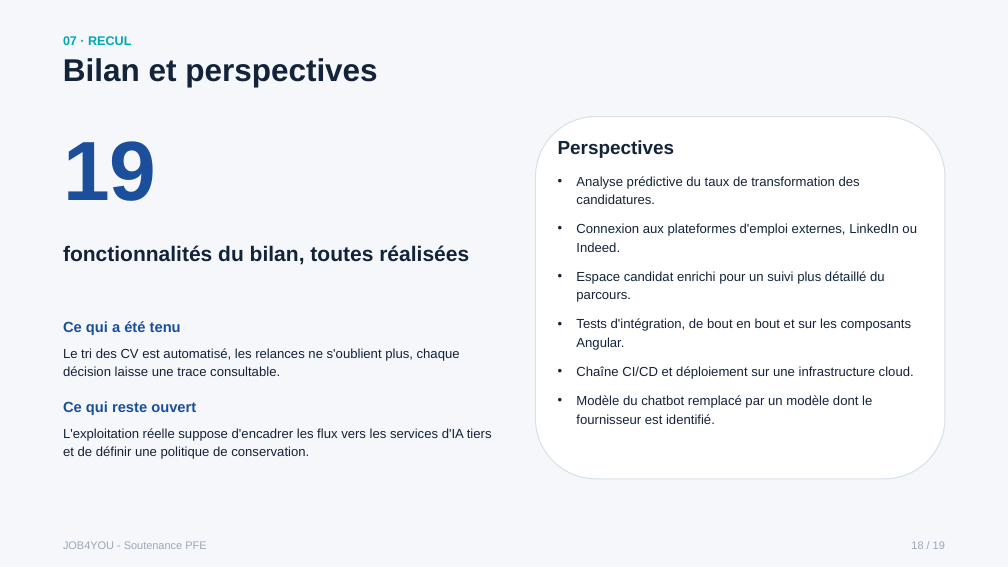
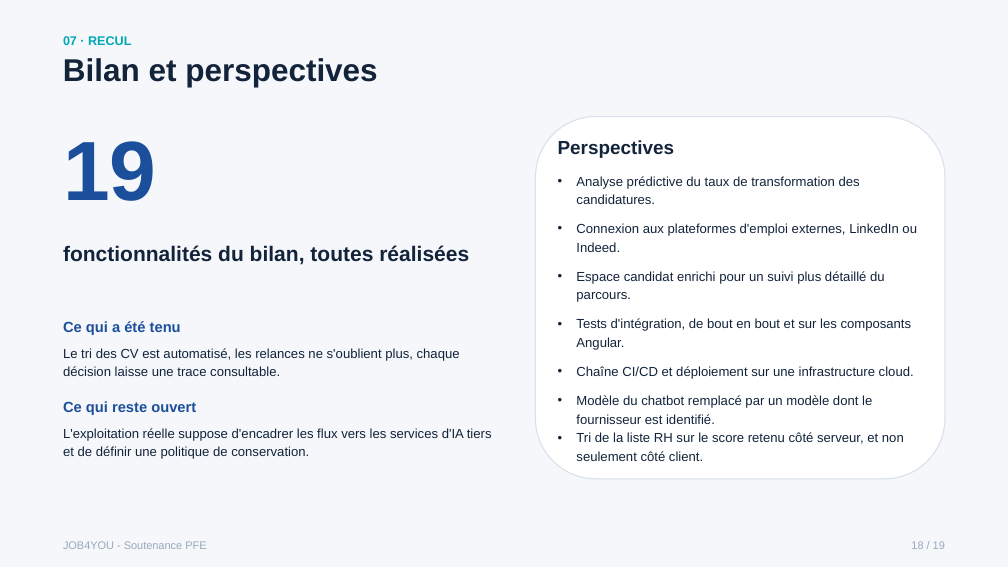
Before and after one commit to bargaouihaythem/FindYourJob, a slide deck: slide 18 of Rapport-PFE/finalreport/Soutenance_JOB4YOU_Haythem_Bargaoui.pptx. Drawn at 1008x567 pixels with LibreOffice and Linux fonts; fonts in the diff are those of the drawing. Boxes give left, top, right and bottom in pixels: in the first picture for what was removed or moved away, otherwise in the second. Text is boxed around its words. In the diff, an @@ line names an element or a change of style, - is before the commit and + after.

```diff
--- a/Rapport-PFE/finalreport/Soutenance_JOB4YOU_Haythem_Bargaoui.pptx
+++ b/Rapport-PFE/finalreport/Soutenance_JOB4YOU_Haythem_Bargaoui.pptx
@@ text at bbox=[576, 432, 904, 461]: paragraph added @@
+• Tri de la liste RH sur le score retenu côté serveur, et non seulement côté client.
```
Also in this commit, not shown: 2 other slides changed, 2 other files.
